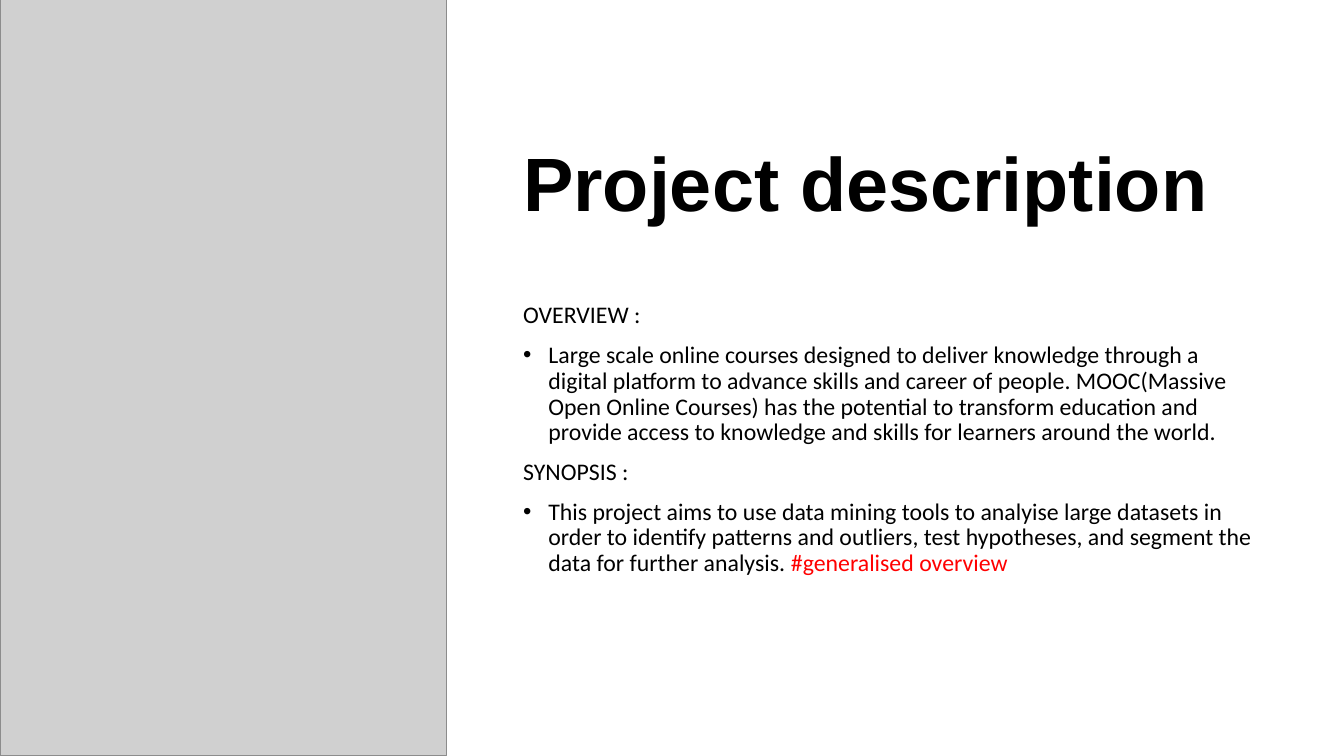
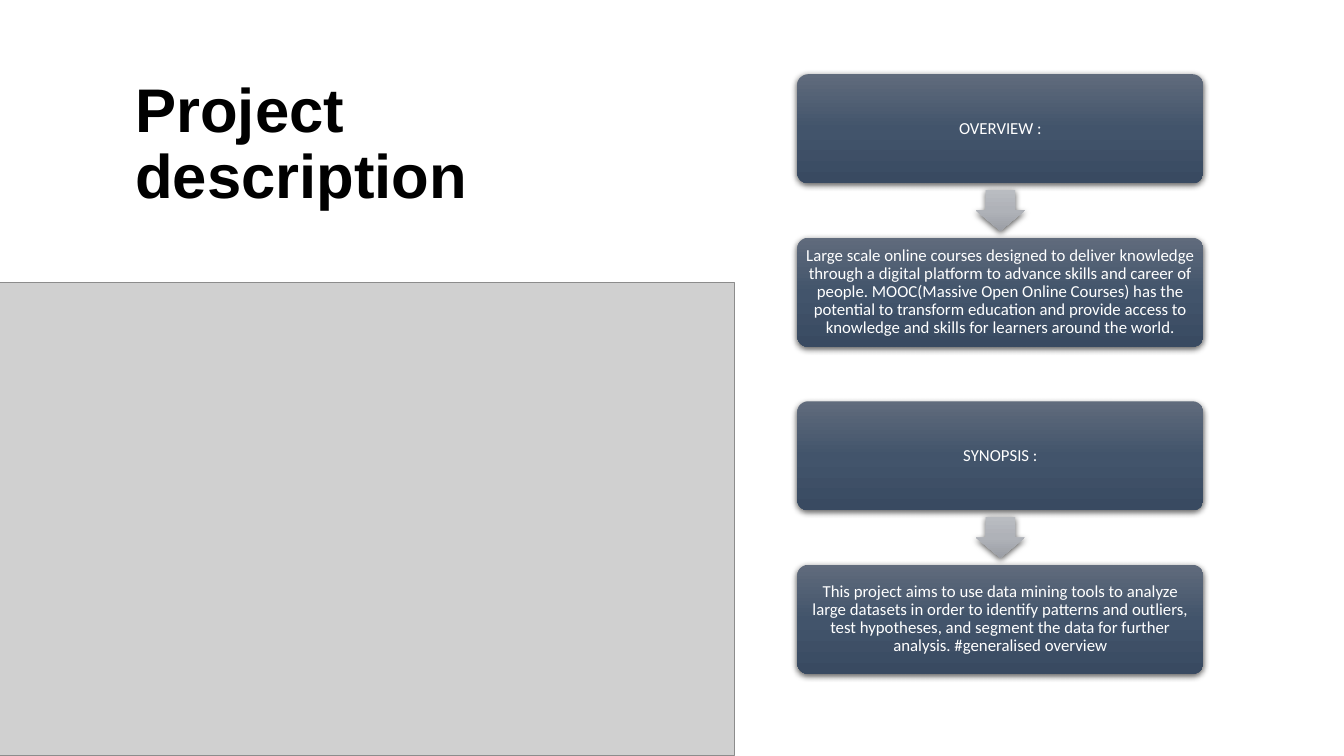
Before and after one commit to MANALI999999/test, a slide deck: slide 2 of Presentation1 [Autosaved].pptx (slide 3 before the commit). Drawn at 1344x756 pixels with LibreOffice and Linux fonts; fonts in the diff are those of the drawing; grey boxes stand for pictures. Boxes give left, top, right and bottom in pixels: in the first picture for what was removed or moved away, otherwise in the second. Text is boxed around its words. In the diff, an @@ line names an element or a change of style, - is before the commit and + after.

```diff
--- a/Presentation1 [Autosaved].pptx
+++ b/Presentation1 [Autosaved].pptx
@@ picture removed at <box>0,0,447,756</box> @@
@@ title "Project description": place and size @@
-title "Project description" at <box>523,156,1207,225</box>
+title "Project description" at <box>135,87,467,210</box>
@@ title "Project description" at <box>135,87,467,210</box>: size 54 to 44 pt; vertical alignment bottom to top @@
@@ picture added at <box>0,282,735,756</box> @@
@@ text removed at <box>523,307,1251,575</box> @@
-OVERVIEW :
-• Large scale online courses designed to deliver knowledge through a digital platform to advance skills and career of people. MOOC(Massive Open Online Courses) has the potential to transform education and provide access to knowledge and skills for learners around the world.
-SYNOPSIS :
-• This project aims to use data mining tools to analyise large datasets in order to identify patterns and outliers, test hypotheses, and segment the data for further analysis. #generalised overview
@@ group added at <box>798,75,1204,674</box>: 4 rounded rectangles, 4 texts, 2 right arrows @@
+OVERVIEW :
+Large scale online courses designed to deliver knowledge through a digital platform to advance skills and career of people. MOOC(Massive Open Online Courses) has the potential to transform education and provide access to knowledge and skills for learners around the world.
+SYNOPSIS :
+This project aims to use data mining tools to analyze large datasets in order to identify patterns and outliers, test hypotheses, and segment the data for further analysis. #generalised overview
```
Also in this commit, not shown: 2 other slides changed, 2 slides removed.
